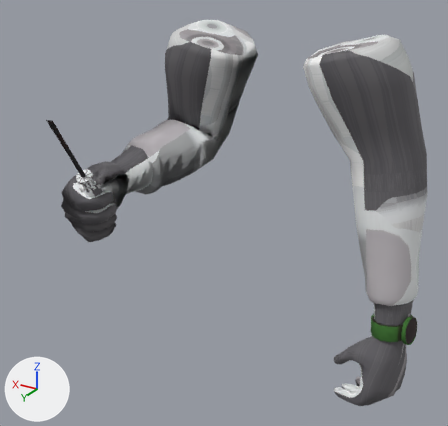
The FBX model Assets/BisonAlphaProduction/Animations/ArmScrewDriver_Activate.fbx, before and after one commit.
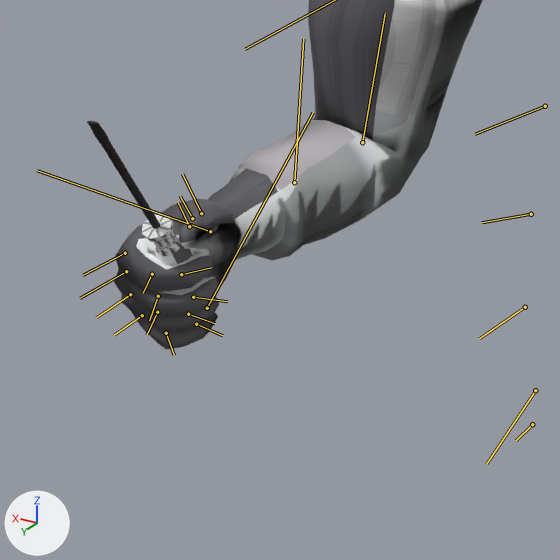
There are two pictures of each version: one whole from a 50 mm camera at (-0.651, 1.334, 2.019) aimed at (0.008, 0.235, 1.469), one close up on the part from 0% to 67% of the width and 13% to 83% of the height. The lights are fixed; the arrows at lower left show +X, +Y and +Z. Both versions are drawn at frame 17 of the action 'Take 001'; the numbers are the values there. The bones that bend it are drawn over the model as lines in the close-ups.

In view in the first close-up: 'Arms_Mesh', 'ScrewDriver_Mesh'.
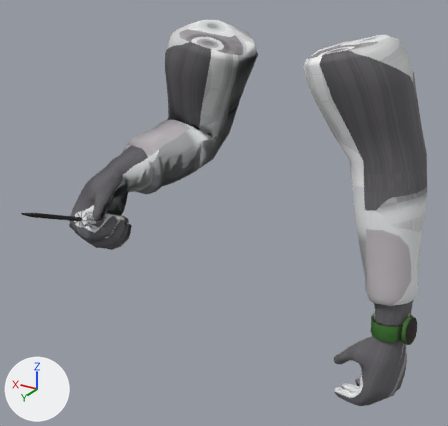
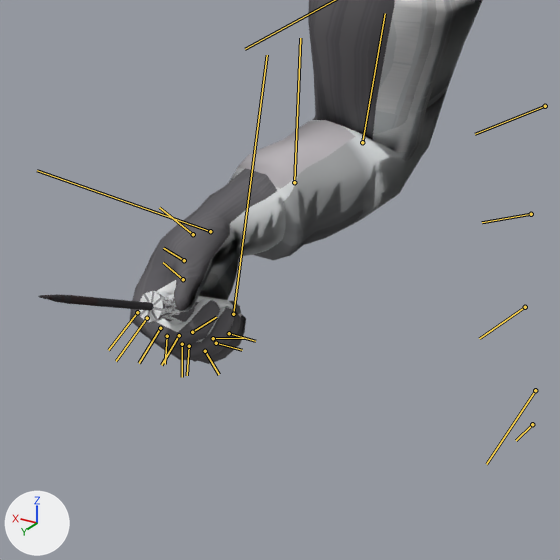
Boxes [x1, y1, x2, y2] around the edits, measured in the close-ups (560 x 560 px):
'Arms_Mesh', posed: before [114, 0, 483, 349]; after [130, 0, 483, 364]
'ScrewDriver_Mesh', posed (56% wider, 80% shorter): before [87, 121, 217, 298]; after [38, 291, 242, 325]

What the commit changed:
Bone 'Base HumanRPalm' (bone_base_humanrpalm) turns from (-2, -9, 10) to (-4, -42, 13) degrees about its own x, y and z.
